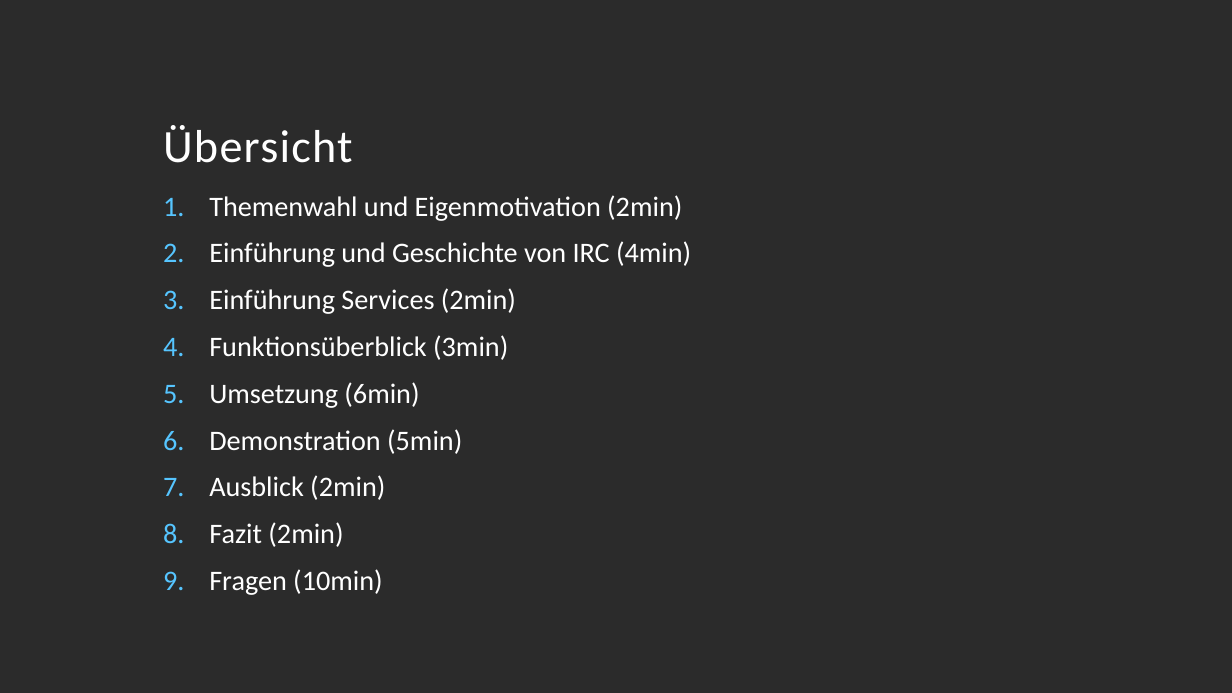
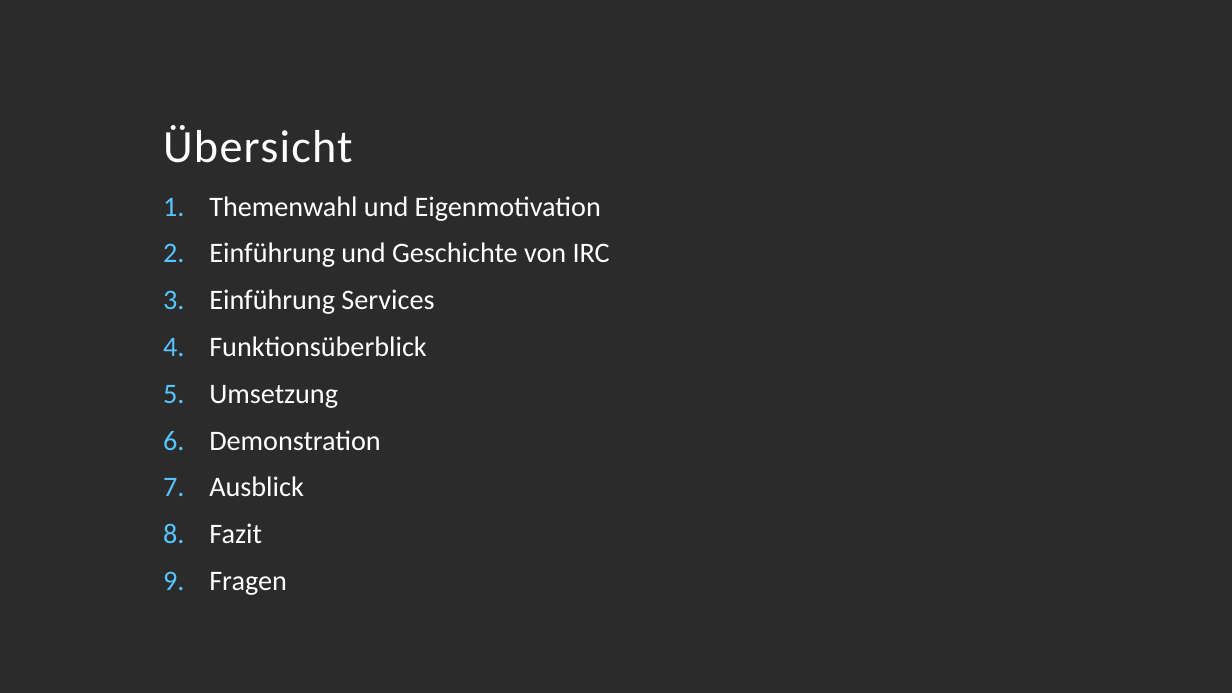
Before and after one commit to fish-guts/reefmaster, a slide deck: slide 2 of docs/IRC Services in C.odp. Drawn at 1232x693 pixels with LibreOffice and Linux fonts; fonts in the diff are those of the drawing; background and template pictures are left out; a plain dark background stands for a picture behind light text. Boxes give left, top, right and bottom in pixels: in the first picture for what was removed or moved away, otherwise in the second. Text is boxed around its words. In the diff, an @@ line names an element or a change of style, - is before the commit and + after.

```diff
--- a/docs/IRC Services in C.odp
+++ b/docs/IRC Services in C.odp
@@ text at box(209, 196, 610, 595): text changed @@
-1. Themenwahl und Eigenmotivation (2min)
-2. Einführung und Geschichte von IRC (4min)
-3. Einführung Services (2min)
-4. Funktionsüberblick (3min)
-5. Umsetzung (6min)
-6. Demonstration (5min)
-7. Ausblick (2min)
-8. Fazit (2min)
-9. Fragen (10min)
+1. Themenwahl und Eigenmotivation
+2. Einführung und Geschichte von IRC
+3. Einführung Services
+4. Funktionsüberblick
+5. Umsetzung
+6. Demonstration
+7. Ausblick
+8. Fazit
+9. Fragen
```
Also in this commit, not shown: 5 other slides changed, 1 slide added, 6 other files.
